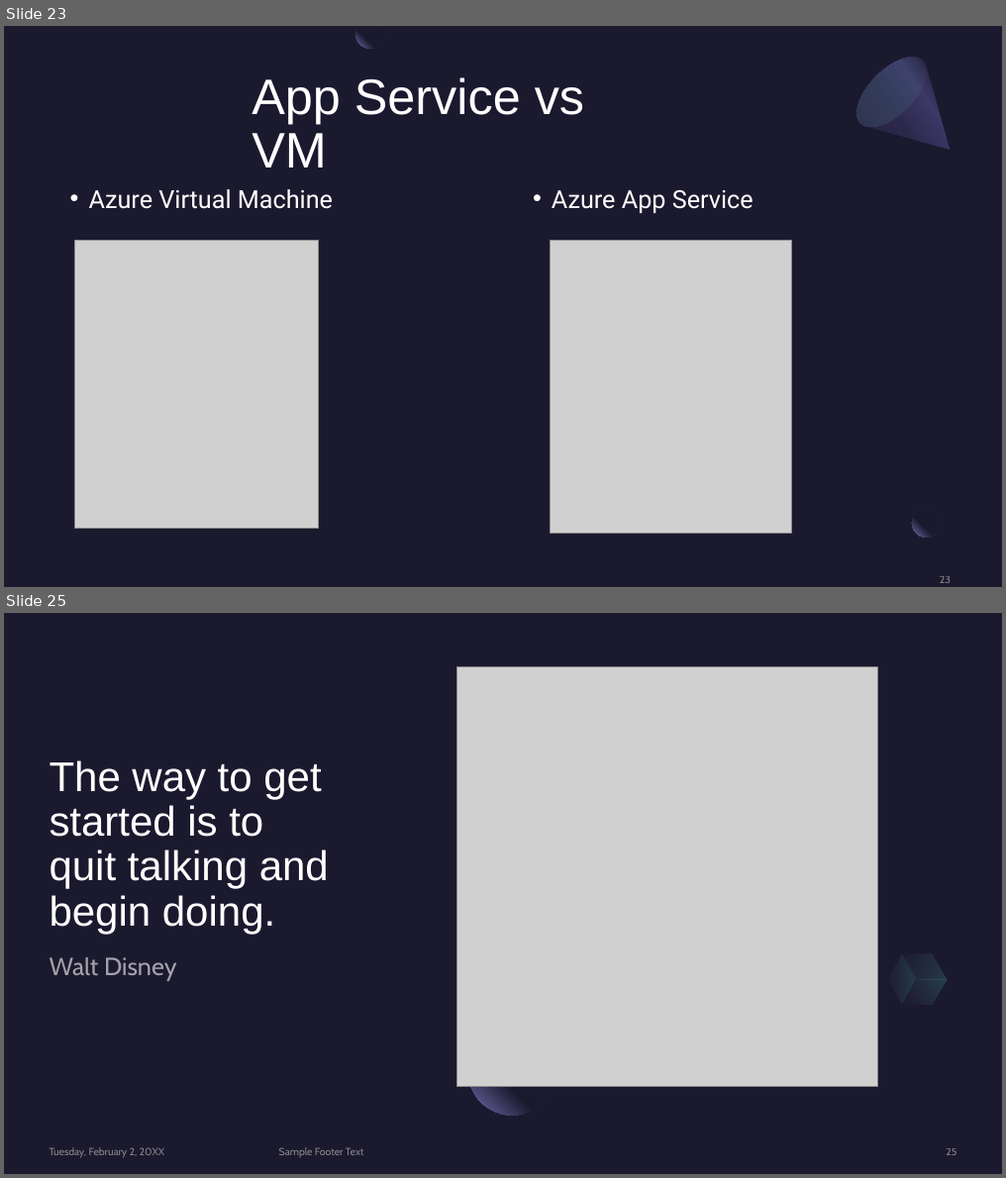
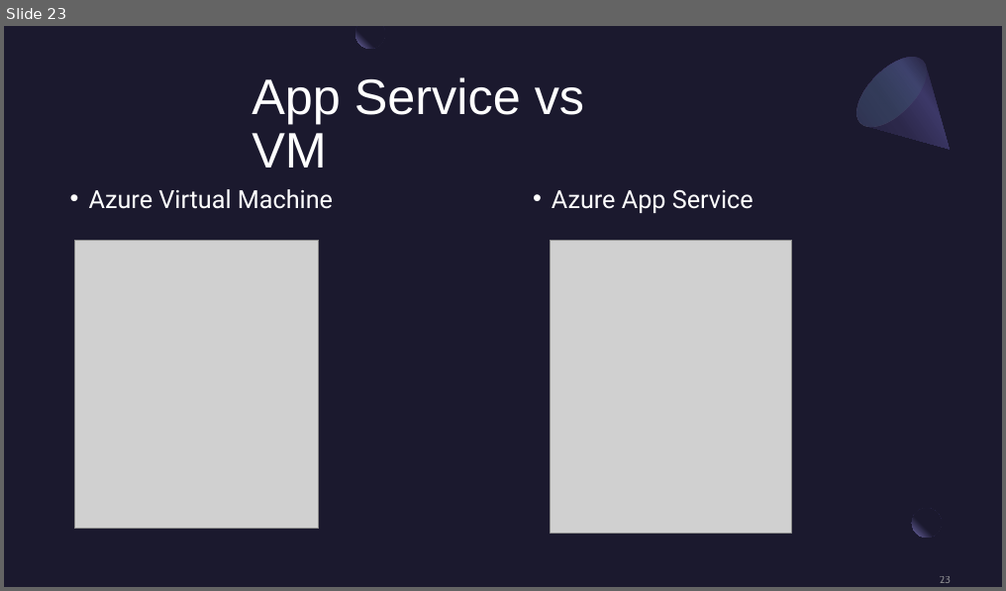
Before and after one commit to BrianChen0527/postgreSQL, a slide deck: MSFT_Azure/Microsoft Azure.pptx. Shown one above the other, each under a label of ours: slides 23 and 25 before the commit, slide 23 after it; the slides between them are not shown. The pictures are 1006x1178 and 1006x591 pixels, drawn with LibreOffice and Linux fonts; fonts in the diff are those of the drawing; grey boxes stand for pictures. Boxes give left, top, right and bottom in pixels: in the first picture for what was removed or moved away, otherwise in the second. Text is boxed around its words. In the diff, an @@ line names an element or a change of style, - is before the commit and + after.

```diff
--- a/MSFT_Azure/Microsoft Azure.pptx
+++ b/MSFT_Azure/Microsoft Azure.pptx
@@ slide 25 removed at <box>4,613,1002,1174</box>, background #1B192E @@
@@ picture removed at <box>456,666,877,1087</box> @@
@@ title removed at <box>50,761,329,934</box> @@
-The way to get started is to quit talking and begin doing.
@@ text removed at <box>50,958,177,981</box> @@
-Walt Disney
@@ freeform shape removed at <box>881,955,925,1005</box> @@
@@ freeform shape removed at <box>895,942,954,993</box> @@
@@ freeform shape removed at <box>902,966,946,1018</box> @@
@@ ellipse removed at <box>468,1027,556,1115</box> @@
@@ text removed at <box>50,1148,164,1158</box> @@
-Tuesday, February 2, 20XX
@@ text removed at <box>279,1148,364,1157</box> @@
-Sample Footer Text
@@ page number removed at <box>945,1149,956,1156</box> @@
-25
```
Also in this commit, not shown: 1 slide changed, 4 slides added, 5 other slides removed.
